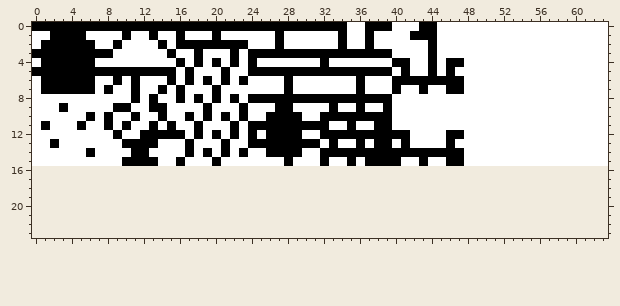
Pixel-art sprite, stored at images/tileset.png. The picture above was drawn from the file before the commit.
The file is 64x16 pixels. The old version is drawn lined up with the new one, on the new canvas.
After the commit:
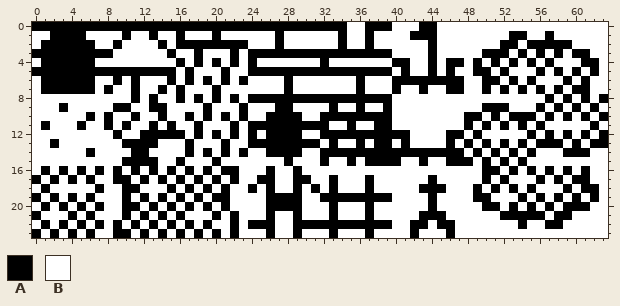
Palette (. is transparent): A #000000  B #ffffff
The exact change:
canvas 64x16 -> 64x24
@@ x 0..63 @@
  0 AAAAAAAAAAAAAAAAAAAAAAAAAAAAAAAAAAABBAAABBBAABBBBBBBBBBBBBBBBBBB
- 1 BBAAAABBBBABBABBABBBABBBBBBABBBBBBABBABBBBAAABBBBBBBBBBBBBBBBBBB
- 2 BAAAAAABBABBBBABAAAAAAAABBBABBBBBBABBABBBBBBABBBBBBBBBBBBBBBBBBB
- 3 AAAAAAAAABBBBBBABBABBBABAAAAAAAAAAAAAAAABBBBABBBBBBBBBBBBBBBBBBB
- 4 BAAAAAABBBBBBBBBABABABABABBBBBBBABBBBBBBAABBABAABBBBBBBBBBBBBBBB
- 5 AAAAAAAAAAAAAAAABABBBABBAAAAAAAAAAAAAAAABABBABABBBBBBBBBBBBBBBBB
- 6 BAAAAAABBABABBBABABABABABBBBABBBBBBBABBBAAAAAAAABBBBBBBBBBBBBBBB
- 7 BAAAAAABABBABBABABBBABBBBBBBABBBBBBBABBBABBABBAABBBBBBBBBBBBBBBB
- 8 BBBBBBBBBBBABABBABABABABAAAAAAAAAAAAAAAABBBBBBBBBBBBBBBBBBBBBBBB
- 9 BBBABBBBBAABBAABBBBABBBABBBAABBBBABBABBABBBBBBBBBBBBBBBBBBBBBBBB
-10 BBBBBBABABBABBABBABABABABBAAAABBAAAAAAAABBBBBBBBBBBBBBBBBBBBBBBB
-11 BABBBABBABABBABABBABBBABAAAAAAAAABBABBAABBBBBBBBBBBBBBBBBBBBBBBB
-12 BBBBBBBBBABBAAAAABABABABABAAAABBAAAAAAAAAABBBBAABBBBBBBBBBBBBBBB
-13 BBABBBBBBBAAAABBBABBBABBAAAAAAAABABBABAABABBBBABBBBBBBBBBBBBBBBB
-14 BBBBBBABBBBAABBBBABABABABBAAAABBAAAAAAAAAAAAAAAABBBBBBBBBBBBBBBB
-15 BBBBBBBBBBAAAABBABBBABBBBBBBABBBABBABAAAABBABBAABBBBBBBBBBBBBBBB
-16 ................................................................
-17 ................................................................
-18 ................................................................
-19 ................................................................
-20 ................................................................
-21 ................................................................
-22 ................................................................
-23 ................................................................
+ 1 BBAAAABBBBABBABBABBBABBBBBBABBBBBBABBABBBBAAABBBBBBBBAABBABBBBBB
+ 2 BAAAAAABBABBBBABAAAAAAAABBBABBBBBBABBABBBBBBABBBBBBBAABAAAAABBBB
+ 3 AAAAAAAAABBBBBBABBABBBABAAAAAAAAAAAAAAAABBBBABBBBBAAABABABABAABB
+ 4 BAAAAAABBBBBBBBBABABABABABBBBBBBABBBBBBBAABBABAABABABABABABBBAAB
+ 5 AAAAAAAAAAAAAAAABABBBABBAAAAAAAAAAAAAAAABABBABABBAABABBBABABABAB
+ 6 BAAAAAABBABABBBABABABABABBBBABBBBBBBABBBAAAAAAAABBAABABABBBABABB
+ 7 BAAAAAABABBABBABABBBABBBBBBBABBBBBBBABBBABBABBAABBABABABABABAABB
+ 8 BBBBBBBBBBBABABBABABABABAAAAAAAAAAAAAAAABBBBBBBBBBBBBBBBBABABABA
+ 9 BBBABBBBBAABBAABBBBABBBABBBAABBBBABBABBABBBBBBBBBBAAABBBABABABAB
+10 BBBBBBABABBABBABBABABABABBAAAABBAAAAAAAABBBBBBBBAABABAAABABABABA
+11 BABBBABBABABBABABBABBBABAAAAAAAAABBABBAABBBBBBBBABABABABABBBBBAB
+12 BBBBBBBBBABBAAAAABABABABABAAAABBAAAAAAAAAABBBBAABABBBBBABABABABA
+13 BBABBBBBBBAAAABBBABBBABBAAAAAAAABABBABAABABBBBABABABABABAAABABAA
+14 BBBBBBABBBBAABBBBABABABABBAAAABBAAAAAAAAAAAAAAAABABABABABBBAAABB
+15 BBBBBBBBBBAAAABBABBBABBBBBBBABBBABBABAAAABBABBAAABABABABBBBBBBBB
+16 BABABABABABABABABABABAABBBABBABBBBBBBBBBBBBBBBBBBBAABABABABABABB
+17 ABABABABBAABABABABABABABBAABBAABBABBBABBBBBBABBBBBABABBBABABAABB
+18 BABBBBBABBAABBBABABABABBABABBABABABBBABBBBBAAABBBABABABABBBABAAB
+19 ABABABABBBABABABABABAABBBBAAAABBAAAAAAAABBBBABBBBAABBBABABABABAB
+20 BABABABABBAABABABABABABBBBAAAABBBABBBABBBBBBABBBBBAABABABABAAABB
+21 ABBBABABBBABABABABBBABABBBABBABBBABBBABBBBBAAABBBBBBAAAAABAABBBB
+22 BABABABABABABABABABABBABAAABBAAAAAAAAAAABBAABAABBBBBBBABBAABBBBB
+23 ABABABABBAABABABABABABABBBABBABBBABBBABBBBABBBABBBBBBBBBBBBBBBBB
Boxes around the changes in both pictures, in picture pixels (x1, y1, x2, y2):
changed: (32, 31, 608, 238)
